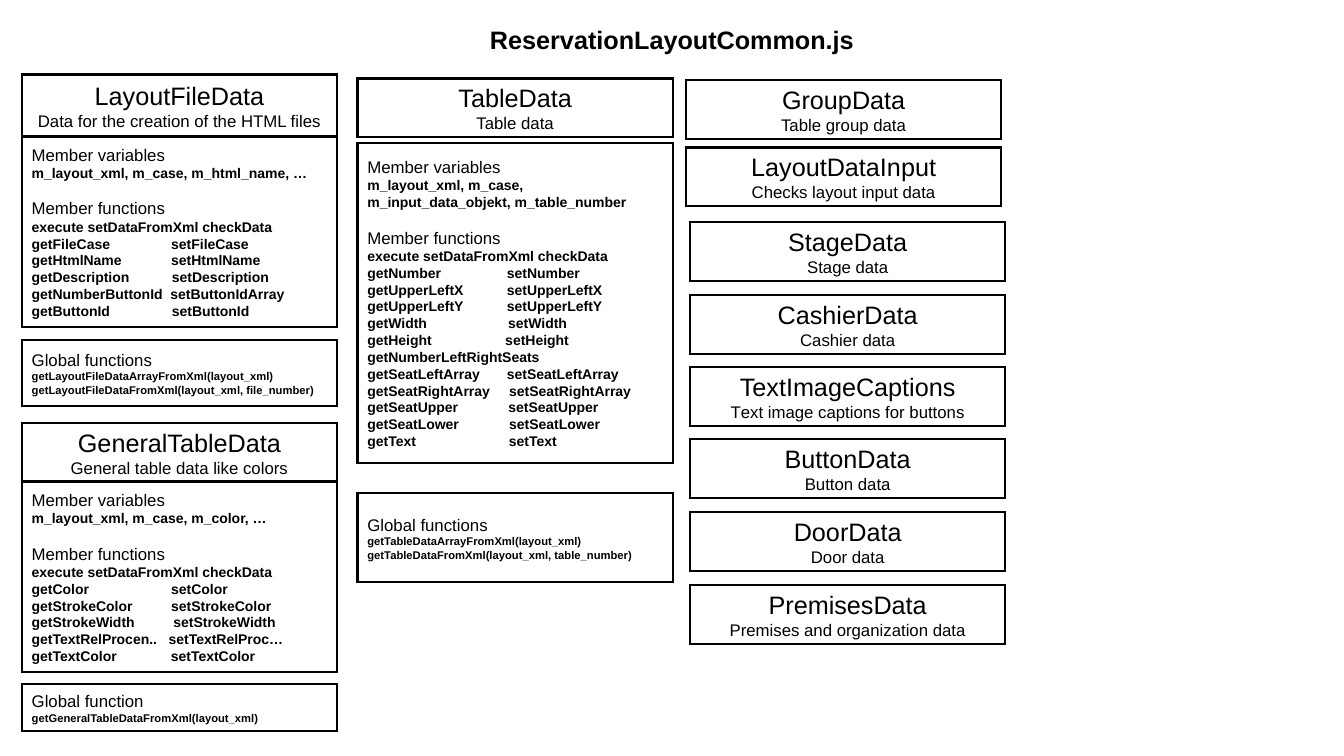
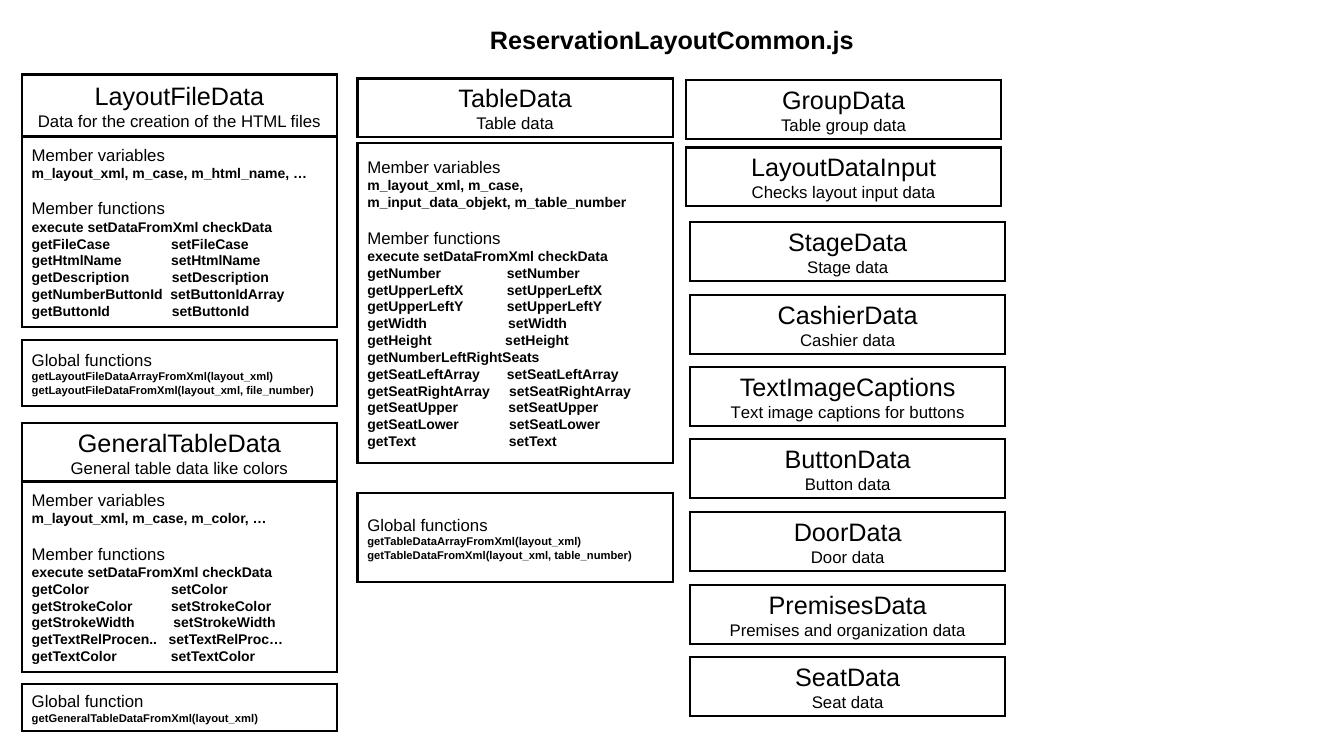
Before and after one commit to JazzLiveAarau/WwwReservationLayout, a slide deck: slide 15 of Description/ReservationLayout.pptx. Drawn at 1344x756 pixels with LibreOffice and Linux fonts; fonts in the diff are those of the drawing. Boxes give left, top, right and bottom in pixels: in the first picture for what was removed or moved away, otherwise in the second. Text is boxed around its words. In the diff, an @@ line names an element or a change of style, - is before the commit and + after.

Commit message:
Function returning table number and seat character from circle identity

```diff
--- a/Description/ReservationLayout.pptx
+++ b/Description/ReservationLayout.pptx
@@ rectangle added at (x1=691, y1=657, x2=1006, y2=716), outline #000000 1.5 pt, 18 pt, text #000000 @@
+SeatData
+Seat data
```
Also in this commit, not shown: 1 slide added, 1 other file.
